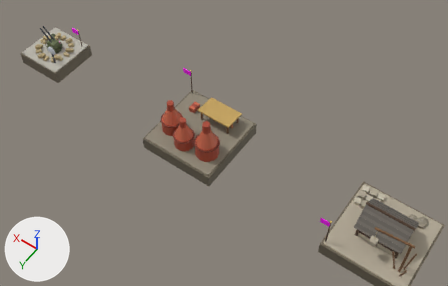
Two versions of the glTF model web/models.glb, one commit apart.
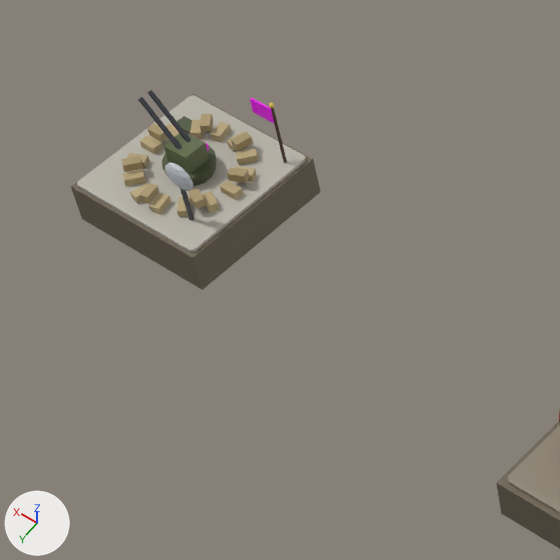
There are two pictures of each version: one from a 50 mm lens placed at (320.42, 10.59, 16.78), pointed at (328.93, -1.33, -1.94), one close up on the part from 0% to 36% of the width and 0% to 56% of the height. Lighting does not change. The marker at lower left points along +X, +Y and +Z. The older version's two pictures come first. Where no turn or scale is listed for an object, it has been applied to the vertices. Vertices at exactly the same position are counted once.

Script lines for the objects in view, before the commit:
```python
me_airdefense = bpy.data.meshes.new('AirDefense')
me_airdefense.from_pydata(...)  # 724 vertices, 1312 faces; spans x -0.94..0.94, y -0.94..0.94, z -0.45..0.97
me_airdefense.materials.append(mat_defaultmaterial_048)
me_kiln = bpy.data.meshes.new('Kiln')
me_kiln.from_pydata(...)  # 668 vertices, 1152 faces; spans x -1.41..1.62, y -1.41..1.41, z -0.45..1.54
me_kiln.materials.append(mat_defaultmaterial_047)
ob_airdefense = bpy.data.objects.new('AirDefense', me_airdefense)
ob_airdefense.location = (336.0, 0.0, 0.0)
ob_kiln = bpy.data.objects.new('Kiln', me_kiln)
ob_kiln.location = (329.0, 0.0, 0.0)
```
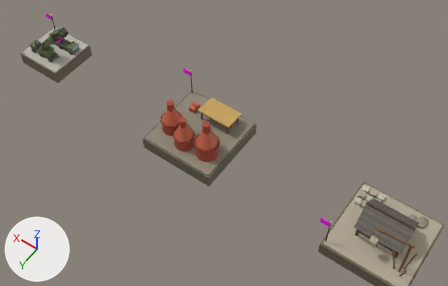
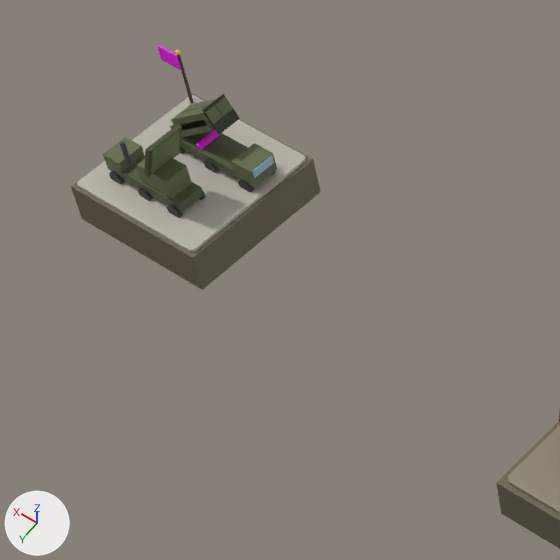
Location of each change, (x1, y1, x2, y2) in pixels of the close-ups (560 x 560 px; the box of a moved part takes in the faces that stretch with it):
'AirDefense', reshaped (22% taller)
    before: (71, 90, 321, 290)
    after: (71, 45, 321, 290)
part 1 of me_airdefense, added
    after: (180, 129, 248, 179)
part 2 of me_airdefense, added (green)
    after: (231, 143, 277, 188)
part 3 of me_airdefense, added
    after: (252, 156, 274, 178)
part 4 of me_airdefense, added
    after: (239, 179, 254, 192)
part 5 of me_airdefense, added
    after: (204, 160, 219, 173)
part 6 of me_airdefense, added
    after: (196, 130, 220, 150)
part 7 of me_airdefense, added (green)
    after: (120, 155, 203, 213)
part 8 of me_airdefense, added (green)
    after: (103, 137, 144, 178)
part 9 of me_airdefense, added
    after: (167, 204, 183, 218)
part 10 of me_airdefense, added
    after: (138, 188, 154, 201)
part 11 of me_airdefense, added
    after: (109, 171, 125, 184)
part 12 of me_airdefense, added (green)
    after: (137, 158, 192, 199)
part 13 of me_airdefense, added
    after: (120, 141, 131, 165)
part 14 of me_airdefense, added
    after: (177, 55, 194, 103)
part 15 of me_airdefense, moved or reshaped
    before: (269, 102, 274, 108)
    after: (175, 50, 181, 55)
part 16 of me_airdefense, moved or reshaped
    before: (250, 98, 274, 123)
    after: (157, 45, 181, 70)
part 17 of me_airdefense, deleted
    before: (122, 90, 287, 221)
part 18 of me_airdefense, added (green)
    after: (144, 94, 240, 178)
part 19 of me_airdefense, edited (looks the same)
    both: (77, 96, 304, 245)

The edits, one by one:
me_airdefense is used by ob_airdefense; location (336.0, 0.0, 0.0).
me_airdefense had 724 vertices, 1312 faces and spanned x -0.94..0.94, y -0.94..0.94, z -0.45..0.97.
me_airdefense now has 444 vertices, 756 faces and spans x -0.94..1.12, y -0.94..0.94, z -0.45..1.04.
me_airdefense part 1: a new loose piece, a box spanning x -0.57..0.47, y -0.5..-0.14, z 0.16..0.28, in mat_defaultmaterial_048.
me_airdefense part 2: a new loose piece, a box spanning x -0.84..-0.56, y -0.5..-0.14, z 0.18..0.42, in mat_defaultmaterial_048.
me_airdefense part 3: a new loose piece, a box spanning x -0.855..-0.835, y -0.47..-0.17, z 0.31..0.41, in mat_defaultmaterial_048.
me_airdefense part 4: a new loose piece, a 10-sided cylinder along y spanning x -0.786..-0.614, y -0.18..-0.12, z 0.04..0.22, in mat_defaultmaterial_048.
me_airdefense part 5: a new loose piece, a 10-sided cylinder along y spanning x -0.261..-0.089, y -0.18..-0.12, z 0.04..0.22, in mat_defaultmaterial_048.
me_airdefense part 6: a new loose piece, a box spanning x -0.025..0.025, y -0.48..-0.16, z 0.28..0.34, in mat_defaultmaterial_048.
me_airdefense part 7: a new loose piece, a box spanning x -0.45..0.45, y 0.25..0.59, z 0.16..0.28, in mat_defaultmaterial_048.
me_airdefense part 8: a new loose piece, a box spanning x 0.43..0.68, y 0.25..0.59, z 0.19..0.41, in mat_defaultmaterial_048.
me_airdefense part 9: a new loose piece, a 10-sided cylinder along y spanning x -0.436..-0.264, y 0.56..0.62, z 0.04..0.22, in mat_defaultmaterial_048.
me_airdefense part 10: a new loose piece, a 10-sided cylinder along y spanning x 0.014..0.186, y 0.56..0.62, z 0.04..0.22, in mat_defaultmaterial_048.
me_airdefense part 11: a new loose piece, a 10-sided cylinder along y spanning x 0.464..0.636, y 0.56..0.62, z 0.04..0.22, in mat_defaultmaterial_048.
me_airdefense part 12: a new loose piece, a box spanning x -0.32..0.12, y 0.27..0.57, z 0.28..0.54, in mat_defaultmaterial_048.
me_airdefense part 13: a new loose piece, a box spanning x 0.28..0.32, y 0.53..0.57, z 0.45..0.75, in mat_defaultmaterial_048.
me_airdefense part 14: a new loose piece, a 6-sided cut cone along z (radius 0.022 at the low end, 0.018 at the high end) spanning x 0.781..0.819, y -0.822..-0.778, z 0.0..0.8, in mat_defaultmaterial_048.
me_airdefense part 15: the loose piece of 12 vertices spanning x -0.78..-0.72, y -0.73..-0.67, z 0.88..0.96 is moved by (1.55, -0.1, -0.1).
me_airdefense part 16: the loose piece of 20 vertices spanning x -0.75..-0.43, y -0.7..-0.68, z 0.67..0.87 is moved by (1.55, -0.1, -0.1).
me_airdefense part 17: 30 loose pieces with 660 vertices, spanning x -0.77..0.73, y -0.72..0.73, z 0.0..0.97, are deleted.
me_airdefense part 18: 56 vertices added at x -0.45..0.42, y -0.48..0.66, z 0.26..1.04.
me_airdefense part 19: 8 kept faces spanning x -0.86..0.9, y -0.9..0.9, z 0.09 get new vertex colours.
Other edits to the shape of me_airdefense do not show in these pictures.
